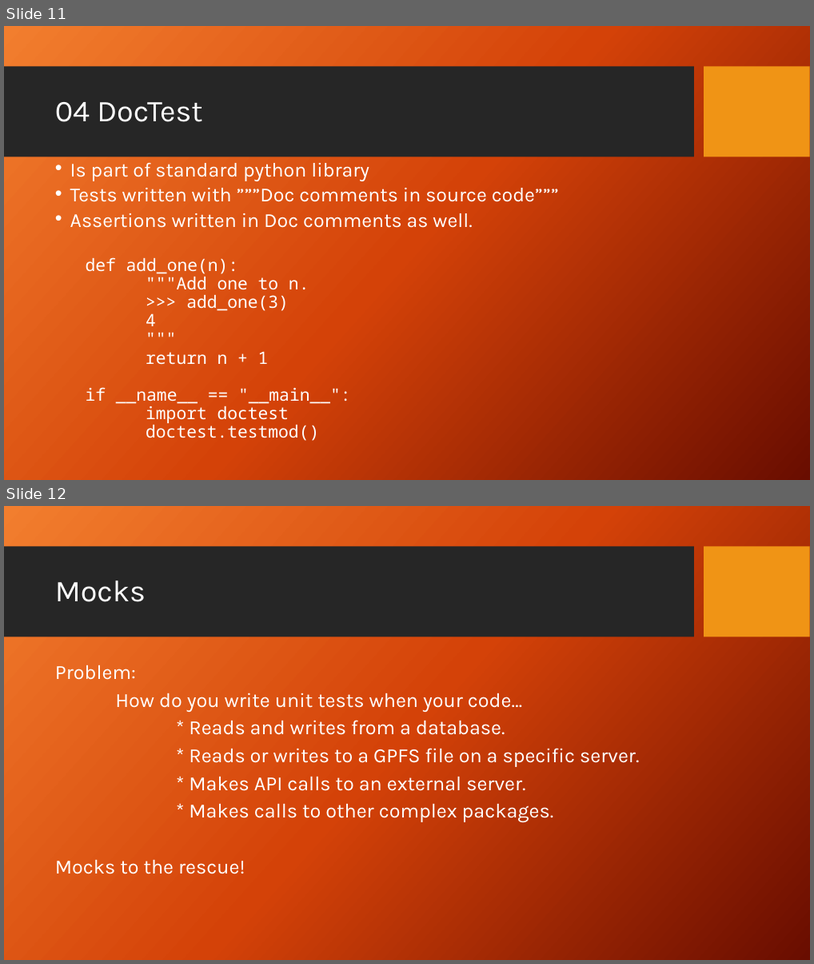
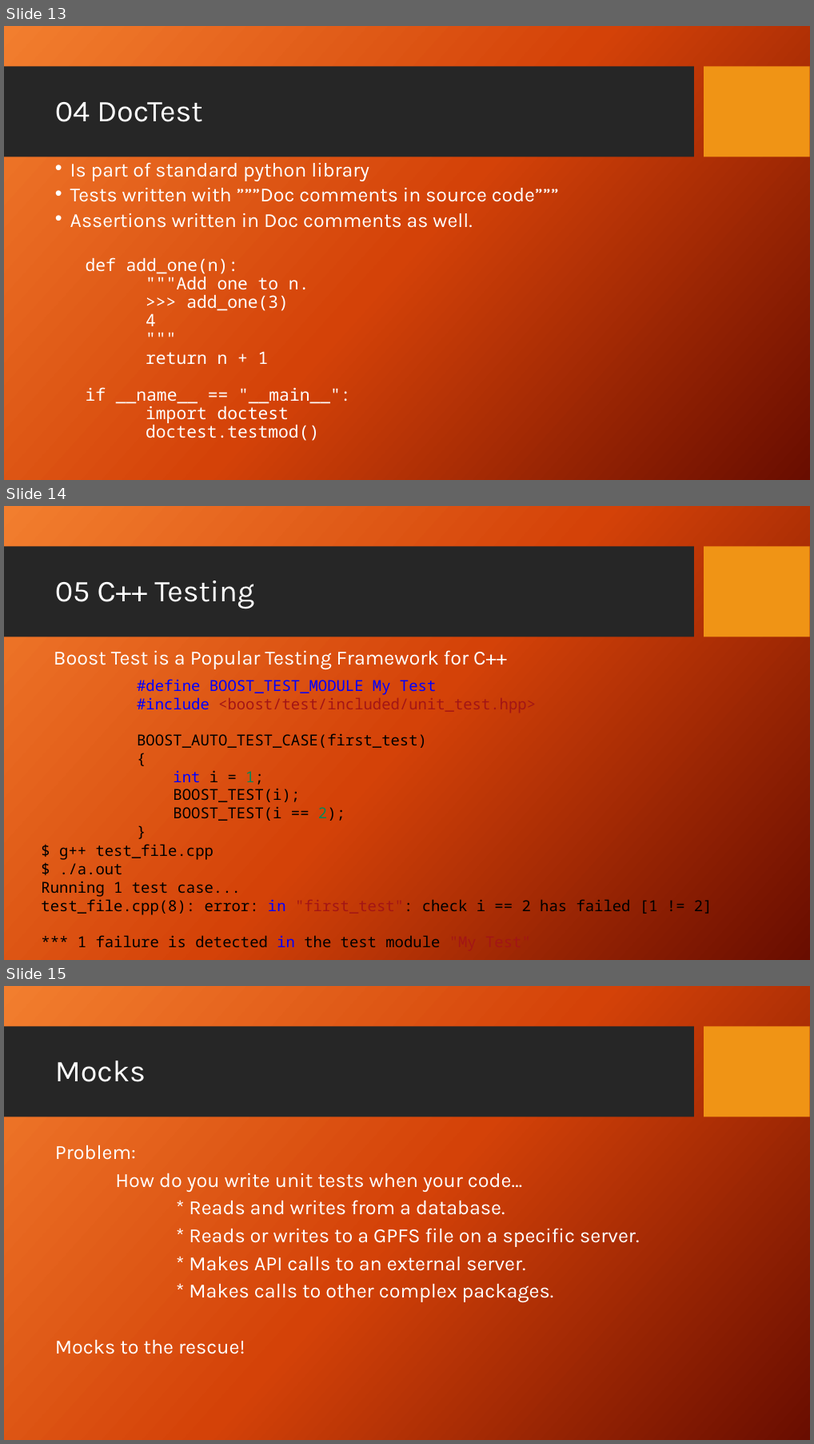
Before and after one commit to PrincetonUniversity/software_testing, a slide deck: UnitTestingSlides.pptx. Shown one above the other, each under a label of ours: slides 11 and 12 before the commit, slides 13, 14 and 15 after it. The pictures are 814x964 and 814x1444 pixels, drawn with LibreOffice and Linux fonts; fonts in the diff are those of the drawing; background and template pictures are left out. Boxes give left, top, right and bottom in pixels: in the first picture for what was removed or moved away, otherwise in the second. Text is boxed around its words. In the diff, an @@ line names an element or a change of style, - is before the commit and + after.

```diff
--- a/UnitTestingSlides.pptx
+++ b/UnitTestingSlides.pptx
@@ slide 14 added at (4,506,810,960), background picture (left out); not listed: 2 template elements that a slide beside it also shows @@
@@ title added at (55,580,254,608), 36 pt, text #FFFFFF @@
+05 C++ Testing
@@ text added at (54,650,507,669), 24 pt, text #FFFFFF @@
+Boost Test is a Popular Testing Framework for C++
@@ text added at (137,679,536,820), 18 pt, text #000000 @@
+#define BOOST_TEST_MODULE My Test
+#include <boost/test/included/unit_test.hpp>
+BOOST_AUTO_TEST_CASE(first_test)
+{
+int i = 1;
+BOOST_TEST(i);
+BOOST_TEST(i == 2);
+}
@@ text added at (41,844,713,947), 18 pt, text #000000 @@
+$ g++ test_file.cpp
+$ ./a.out
+Running 1 test case...
+test_file.cpp(8): error: in "first_test": check i == 2 has failed [1 != 2]
+*** 1 failure is detected in the test module "My Test"
@@ what was slide 11 is now slide 13 @@
@@ what was slide 12 is now slide 15 @@
```
Also in this commit, not shown: 3 slides changed, 2 other slides added, 11 other files.
